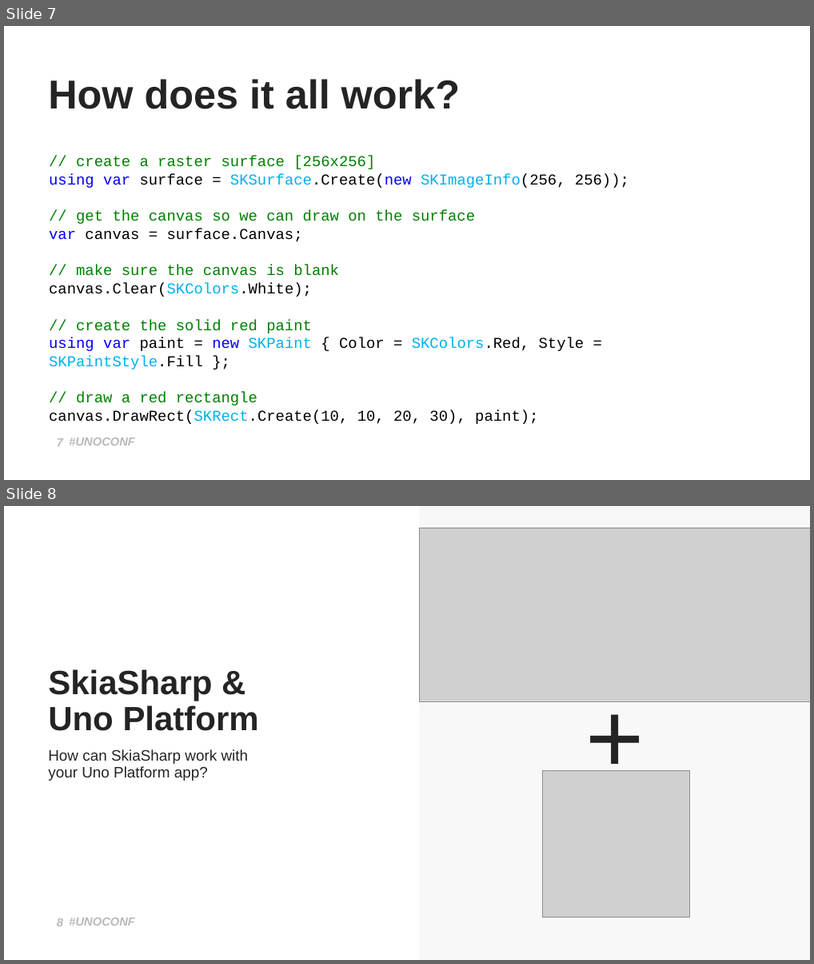
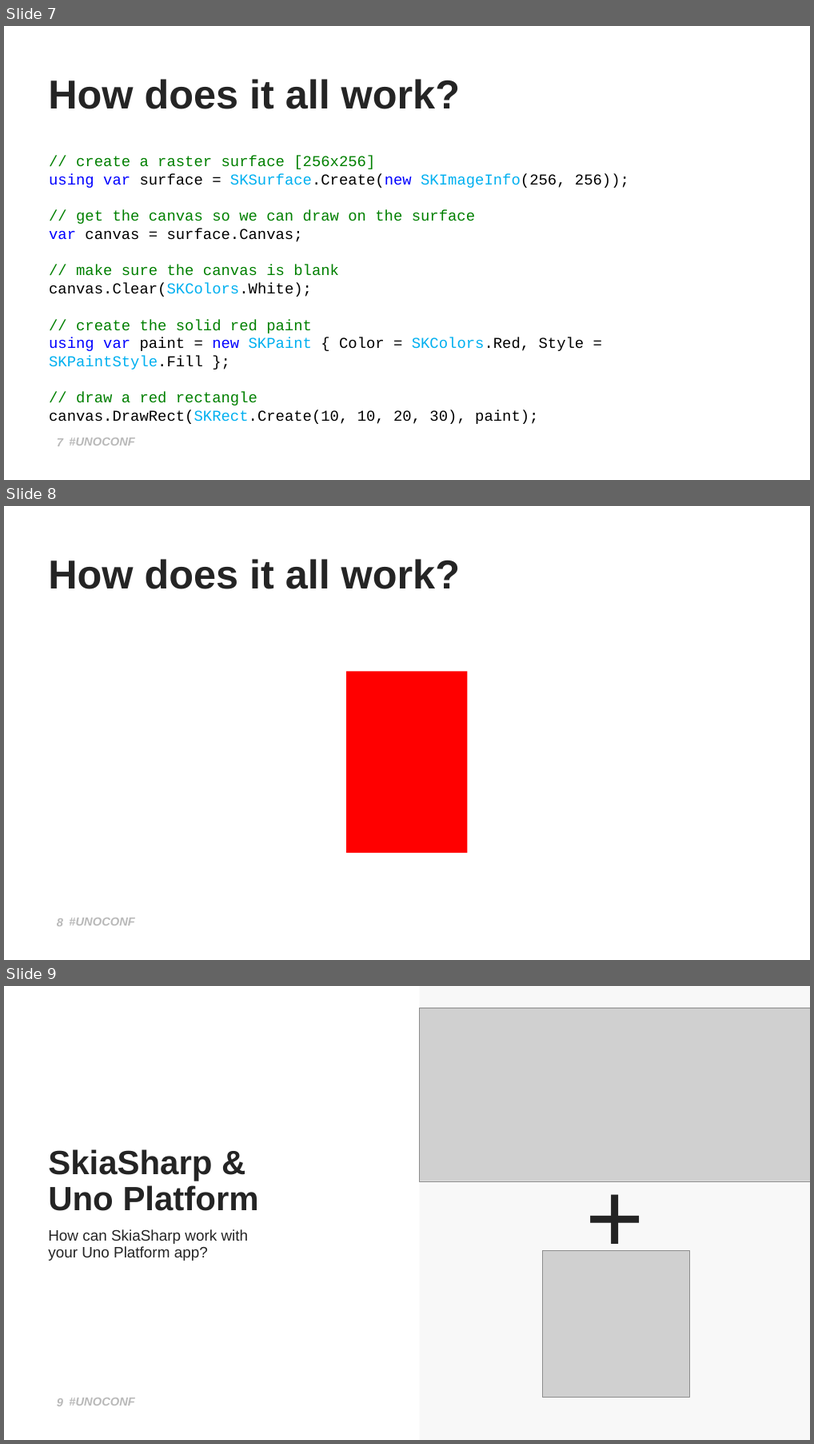
Before and after one commit to mattleibow/UnoConf2020, a slide deck: Slides.pptx. Shown one above the other, each under a label of ours: slides 7 and 8 before the commit, slides 7, 8 and 9 after it. The pictures are 814x964 and 814x1444 pixels, drawn with LibreOffice and Linux fonts; fonts in the diff are those of the drawing; grey boxes stand for pictures; background and template pictures are left out. Boxes give left, top, right and bottom in pixels: in the first picture for what was removed or moved away, otherwise in the second. Text is boxed around its words. In the diff, an @@ line names an element or a change of style, - is before the commit and + after.

```diff
--- a/Slides.pptx
+++ b/Slides.pptx
@@ slide 8 added at bbox=[4, 506, 810, 960], background #FFFFFF; not listed: 2 template elements that a slide beside it also shows @@
@@ title added at bbox=[48, 559, 460, 589], 96 pt, text #242424, bold @@
+How does it all work?
@@ rectangle added at bbox=[346, 671, 467, 852], fill #FF0000 @@
@@ what was slide 8 is now slide 9 @@
```
Also in this commit, not shown: 2 slides changed, 2 other files.
